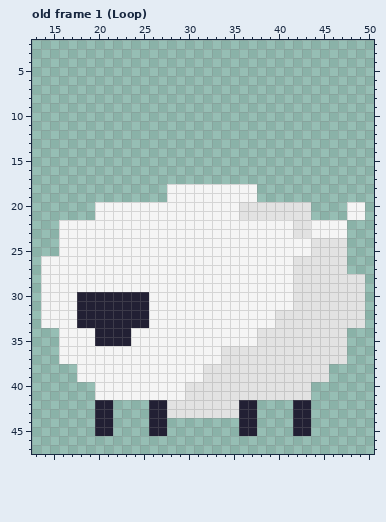
Pixel-art file, stored at static/assets/sheep.aseprite. Above, as it was before the edit.
64x64 pixels, 1 frame. Shown: old frame 1 (Loop): x 13..50, y 2..47. The commit also changed other frames, which this record leaves out.
The same view after the edit:
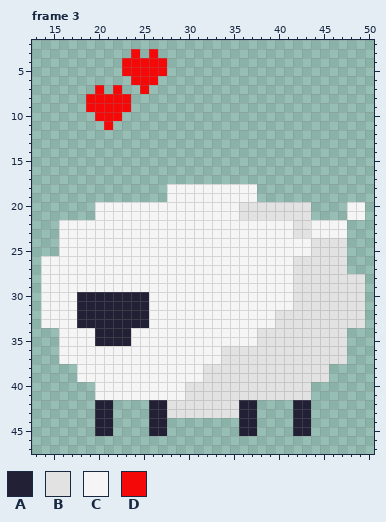
Palette (. is transparent): A #222034  B #e2e2e2  C #f5f5f5  D #f50808
A new or re-ordered frame is compared with the old frame closest to it.
Edits made:
frames 1 -> 3
Frame 3 is new; against old frame 1 (Loop), layer "Flattened":
Colour D is added in row 3 at x 24 and 26; in rows 4 to 5 at x 23 to 27; in row 6 at x 24 to 26; in row 7 at x 20, 22 and 25; in rows 8 to 9 at x 19 to 23; in row 10 at x 20 to 22.
Colour D is added in row 11 at x 21.
Changed places in both pictures, as pixel boxes (x1, y1, x2, y2):
added: (86, 49, 167, 130)
